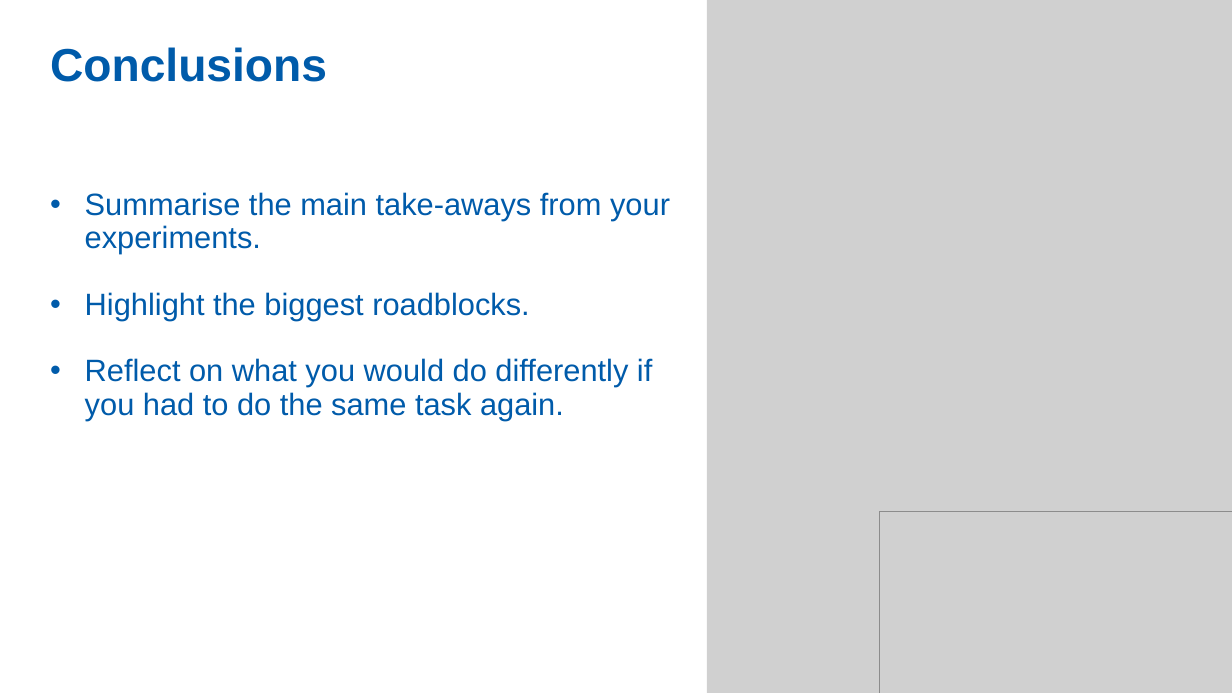
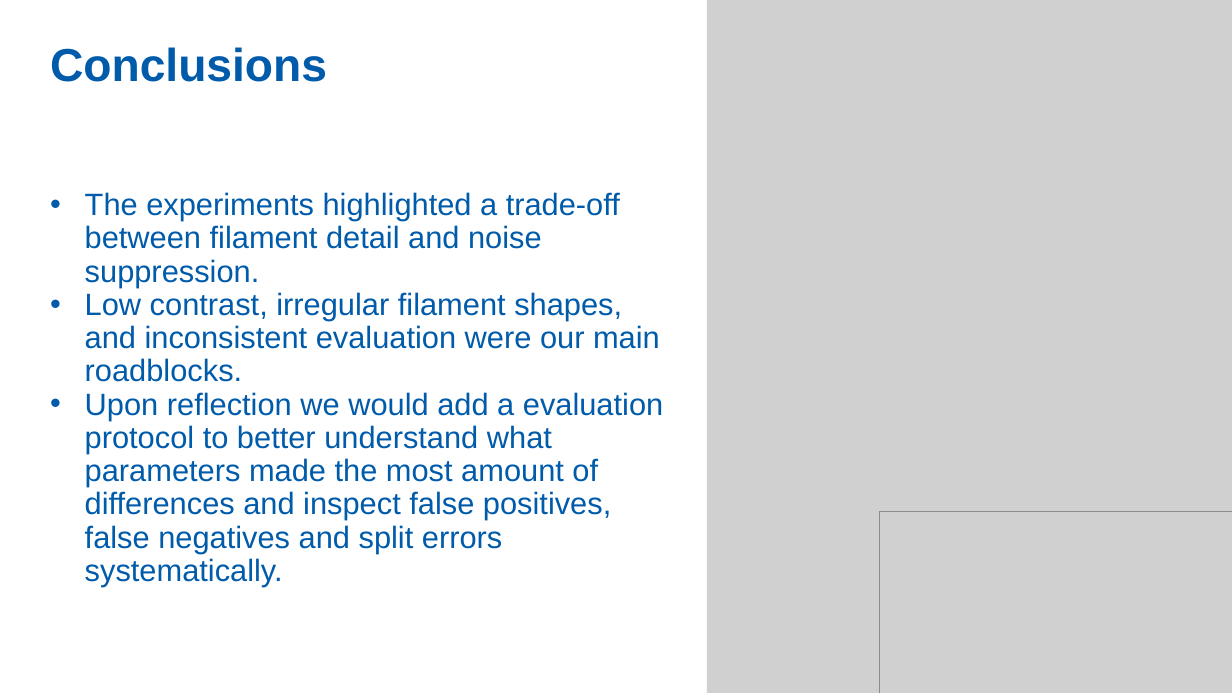
Before and after one commit to Sean-Mp/COS711-Solar-Filament, a slide deck: slide 11 of presentation/COS711_A2_Presentation.pptx. Drawn at 1232x693 pixels with LibreOffice and Linux fonts; fonts in the diff are those of the drawing; grey boxes stand for pictures; background and template pictures are left out. Boxes give left, top, right and bottom in pixels: in the first picture for what was removed or moved away, otherwise in the second. Text is boxed around its words. In the diff, an @@ line names an element or a change of style, - is before the commit and + after.

```diff
--- a/presentation/COS711_A2_Presentation.pptx
+++ b/presentation/COS711_A2_Presentation.pptx
@@ text at [85,192,663,587]: text changed @@
-• Summarise the main take-aways from your experiments.
-• Highlight the biggest roadblocks.
-• Reflect on what you would do differently if you had to do the same task again.
+• The experiments highlighted a trade-off between filament detail and noise suppression.
+• Low contrast, irregular filament shapes, and inconsistent evaluation were our main roadblocks.
+• Upon reflection we would add a evaluation protocol to better understand what parameters made the most amount of differences and inspect false positives, false negatives and split errors systematically.
```
Also in this commit, not shown: 9 other slides changed.
